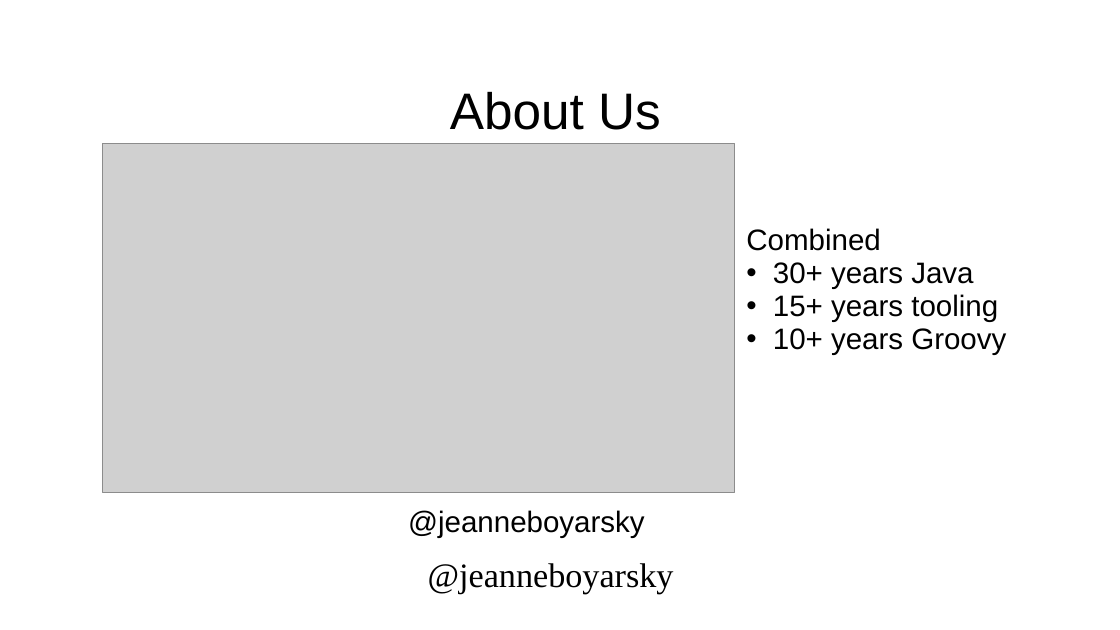
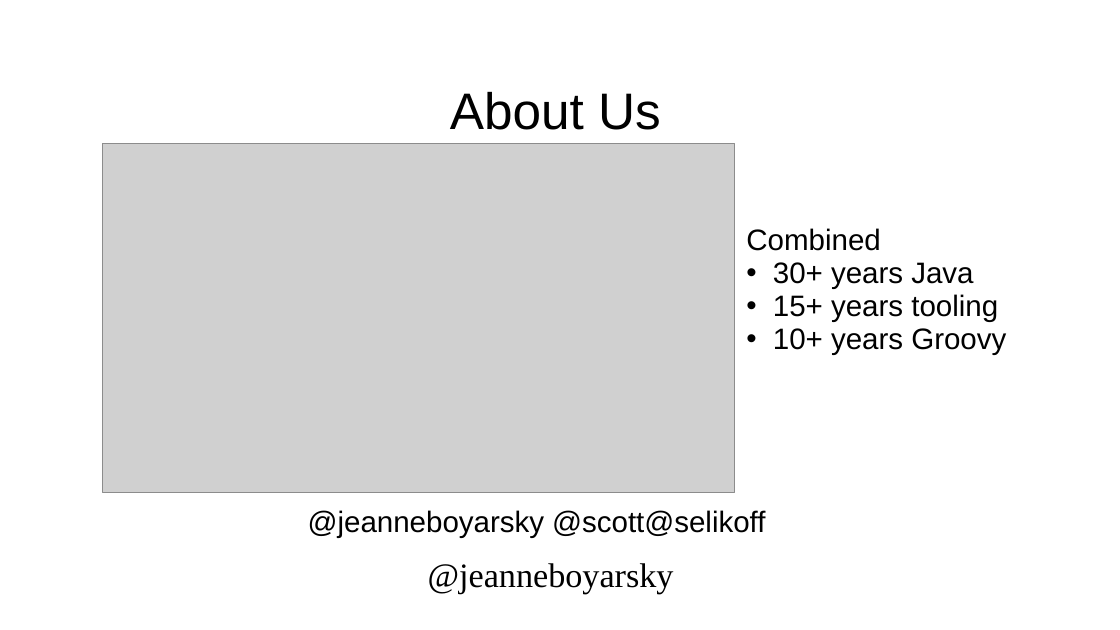
Before and after one commit to boyarsky/OracleCodeOne2018-HOL-Automating-Stack-Groovy, a slide deck: slide 2 of 2018-OracleCodeOne-Authomating Stack.ppt. Drawn at 1120x630 pixels with LibreOffice and Linux fonts; fonts in the diff are those of the drawing; grey boxes stand for pictures; background and template pictures are left out. Boxes give left, top, right and bottom in pixels: in the first picture for what was removed or moved away, otherwise in the second. Text is boxed around its words. In the diff, an @@ line names an element or a change of style, - is before the commit and + after.

```diff
--- a/2018-OracleCodeOne-Authomating Stack.ppt
+++ b/2018-OracleCodeOne-Authomating Stack.ppt
@@ text at box(308, 510, 765, 538): text changed @@
-@jeanneboyarsky
+@jeanneboyarsky @scott@selikoff
```
Also in this commit, not shown: 6 other slides changed, 1 other file.
